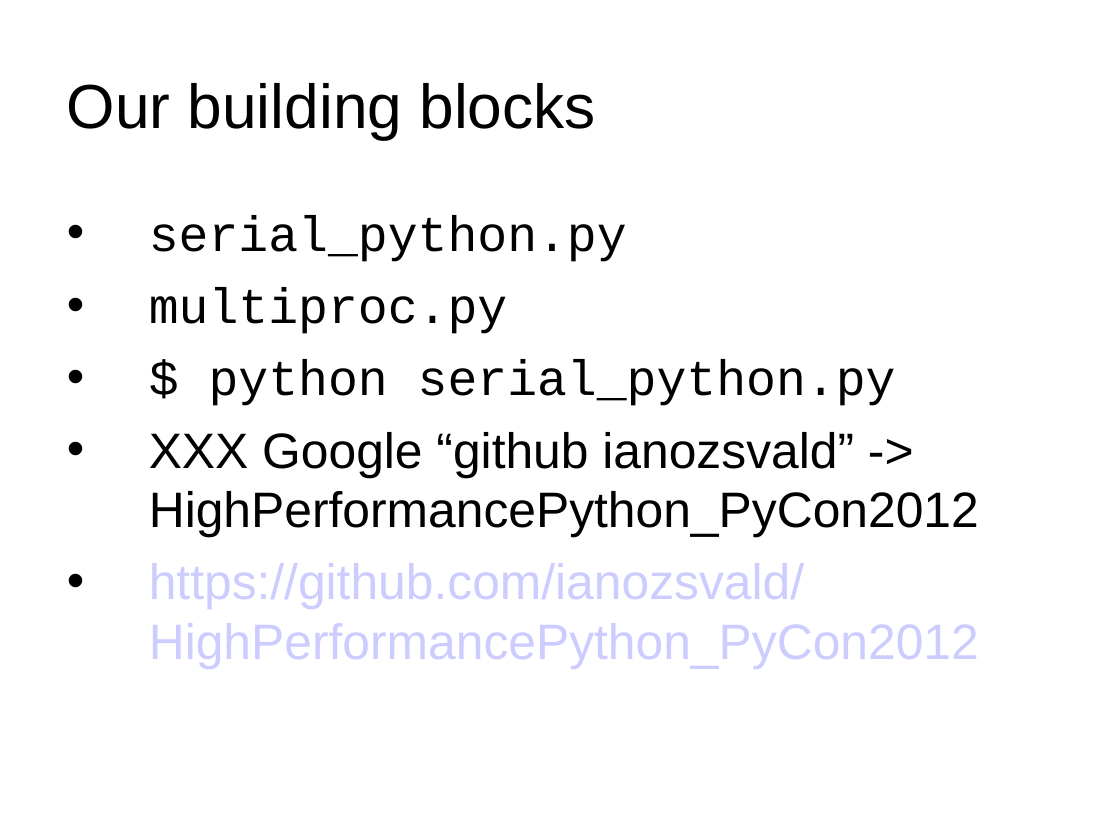
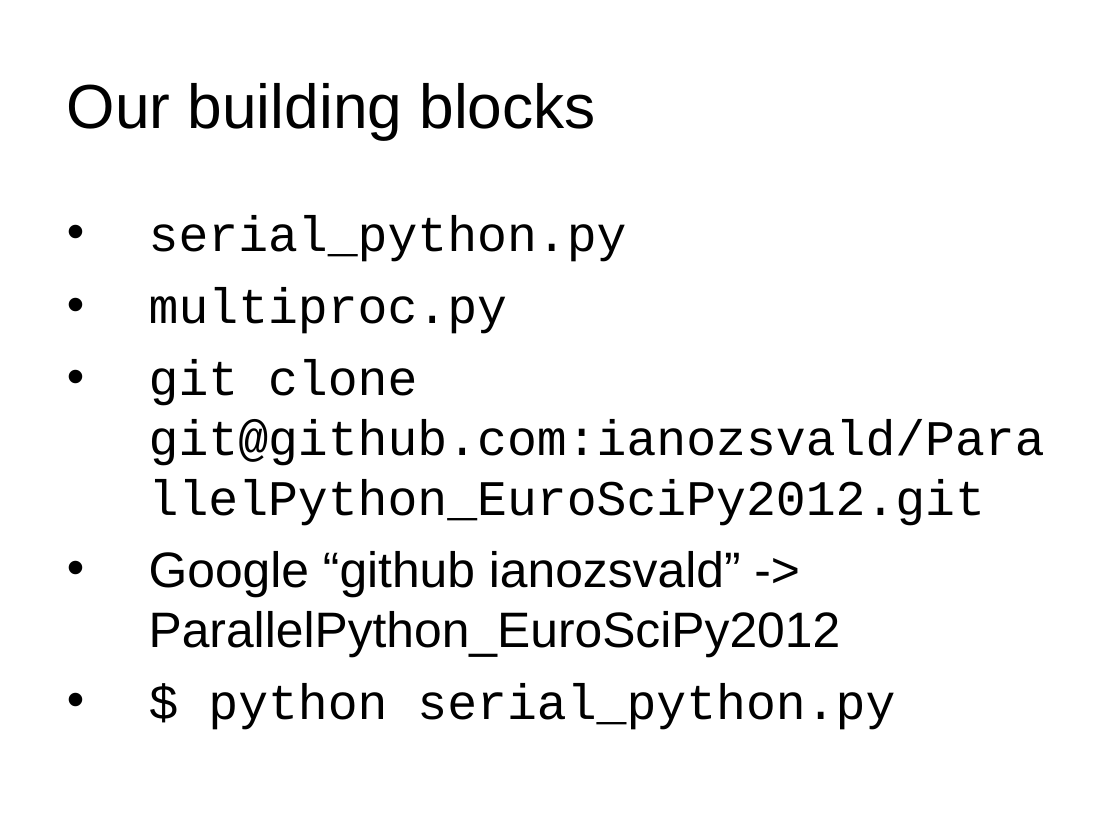
Before and after one commit to ianozsvald/ParallelPython_EuroSciPy2012, a slide deck: slide 10 of ParallelPython_EuroSciPy2012.ppt. Drawn at 1120x840 pixels with LibreOffice and Linux fonts; fonts in the diff are those of the drawing; background and template pictures are left out. Boxes give left, top, right and bottom in pixels: in the first picture for what was removed or moved away, otherwise in the second. Text is boxed around its words. In the diff, an @@ line names an element or a change of style, - is before the commit and + after.

```diff
--- a/ParallelPython_EuroSciPy2012.ppt
+++ b/ParallelPython_EuroSciPy2012.ppt
@@ text at (149,359,1045,657): paragraphs added @@
+• git clone git@github.com:ianozsvald/ParallelPython_EuroSciPy2012.git
+• Google “github ianozsvald” -> ParallelPython_EuroSciPy2012
@@ text at (149,432,979,669): paragraphs removed @@
-• XXX Google “github ianozsvald” -> HighPerformancePython_PyCon2012
-• https://github.com/ianozsvald/HighPerformancePython_PyCon2012
```
Also in this commit, not shown: 8 other slides changed, 1 slide added.
